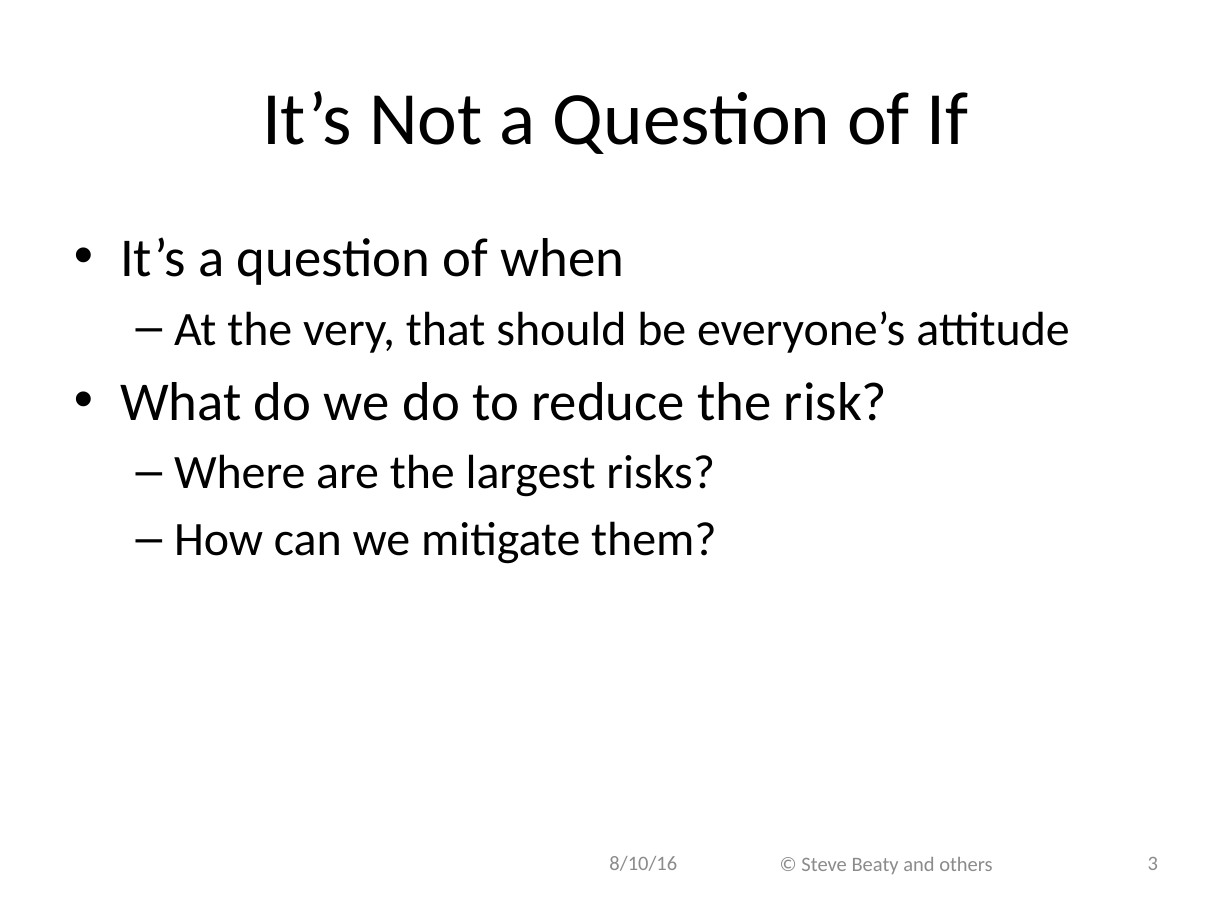
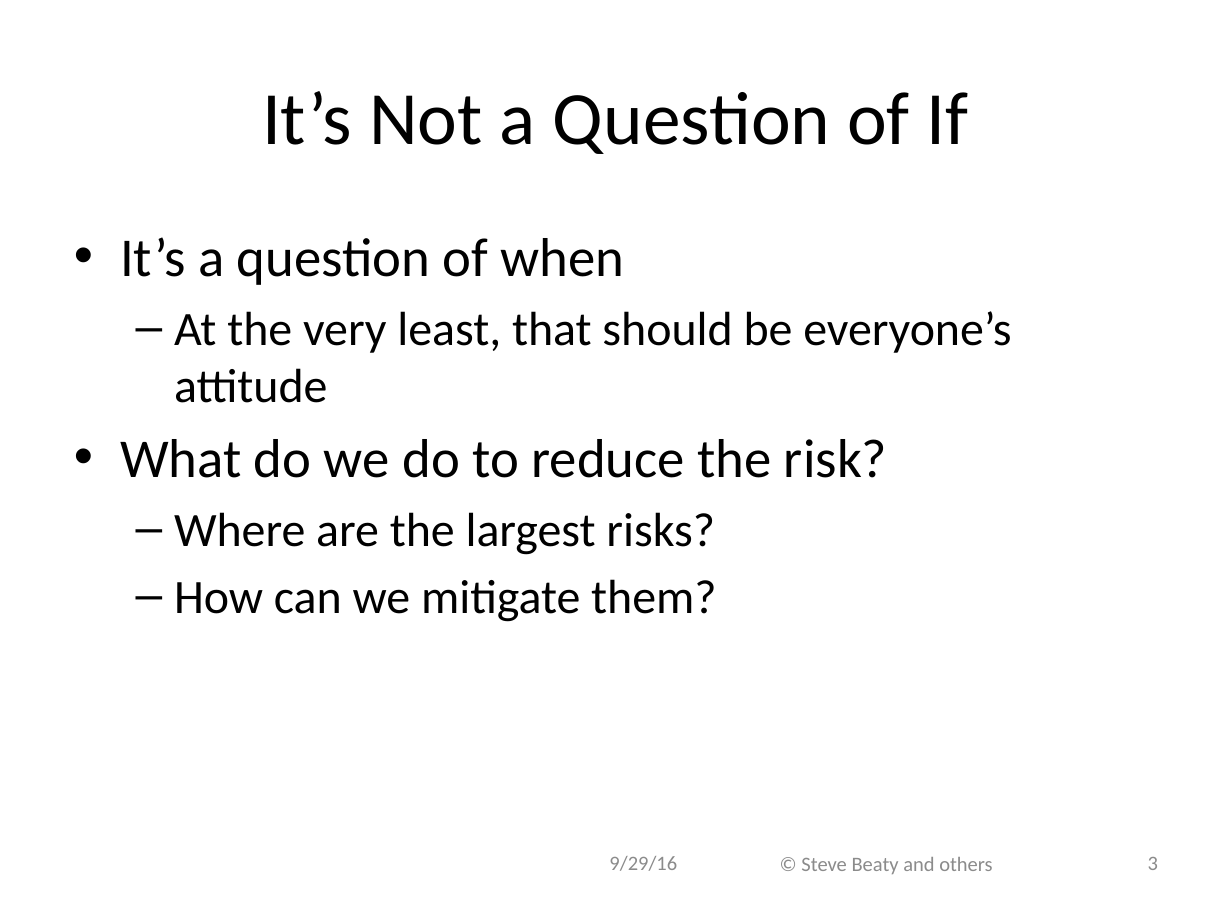
Before and after one commit to ivogeorg/cs1030, a slide deck: slide 3 of slides-steve/Chapter 11.pptx. Drawn at 1232x924 pixels with LibreOffice and Linux fonts; fonts in the diff are those of the drawing; background and template pictures are left out. Boxes give left, top, right and bottom in pixels: in the first picture for what was removed or moved away, otherwise in the second. Text is boxed around its words. In the diff, an @@ line names an element or a change of style, - is before the commit and + after.

```diff
--- a/slides-steve/Chapter 11.pptx
+++ b/slides-steve/Chapter 11.pptx
@@ text at [174,311,1011,403]: text changed @@
-  – At the very, that should be everyone’s attitude
+  – At the very least, that should be everyone’s attitude
@@ text at [609,856,677,871]: text changed @@
-8/10/16
+9/29/16
```
Also in this commit, not shown: 55 other slides changed, 1 other file.
